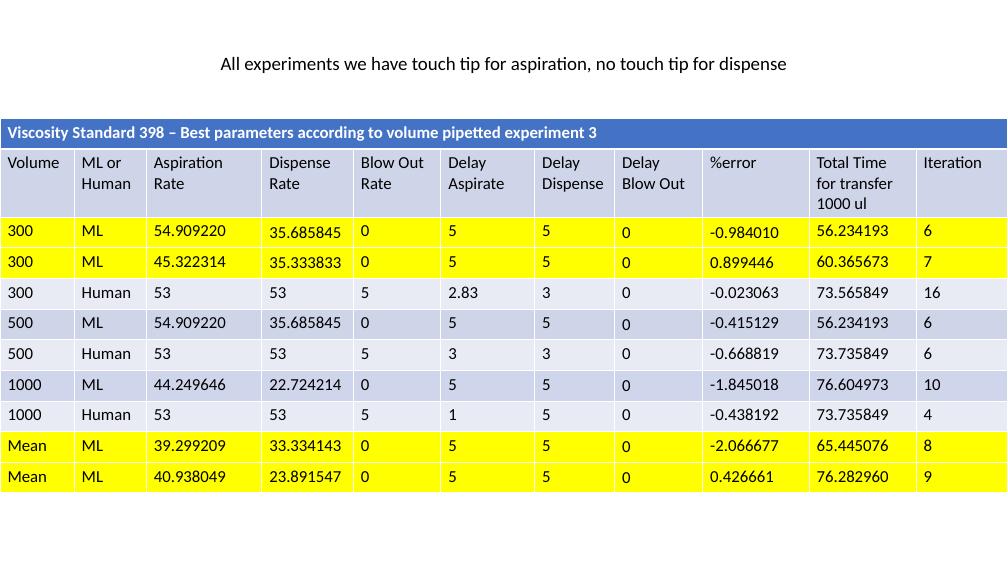
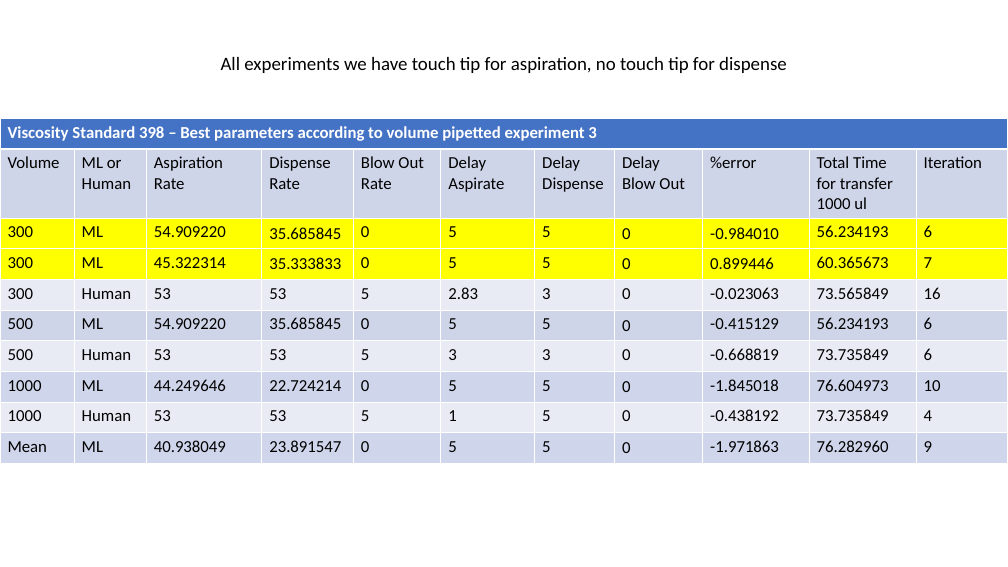
Before and after one commit to Quijanove/viscosity_liquid_transfer_Pablo, a slide deck: slide 11 of Opentrons_experiments/BOTorch_optimization/Shivam_Report/Graphs_updated_final.pptx. Drawn at 1008x567 pixels with LibreOffice and Linux fonts; fonts in the diff are those of the drawing. Boxes give left, top, right and bottom in pixels: in the first picture for what was removed or moved away, otherwise in the second. Text is boxed around its words. In the diff, an @@ line names an element or a change of style, - is before the commit and + after.

```diff
--- a/Opentrons_experiments/BOTorch_optimization/Shivam_Report/Graphs_updated_final.pptx
+++ b/Opentrons_experiments/BOTorch_optimization/Shivam_Report/Graphs_updated_final.pptx
@@ table at (0,119,1008,463) @@
-row 10: Mean | ML | 39.299209 | 33.334143 | 0 | 5 | 5 | 0 | -2.066677 | 65.445076 | 8
-row 11: Mean | ML | 40.938049 | 23.891547 | 0 | 5 | 5 | 0 | 0.426661 | 76.282960 | 9
+row 10: Mean | ML | 40.938049 | 23.891547 | 0 | 5 | 5 | 0 | -1.971863 | 76.282960 | 9
```
Also in this commit, not shown: 5 other slides changed, 7 slides added, 7 slides removed, 3 other files.
